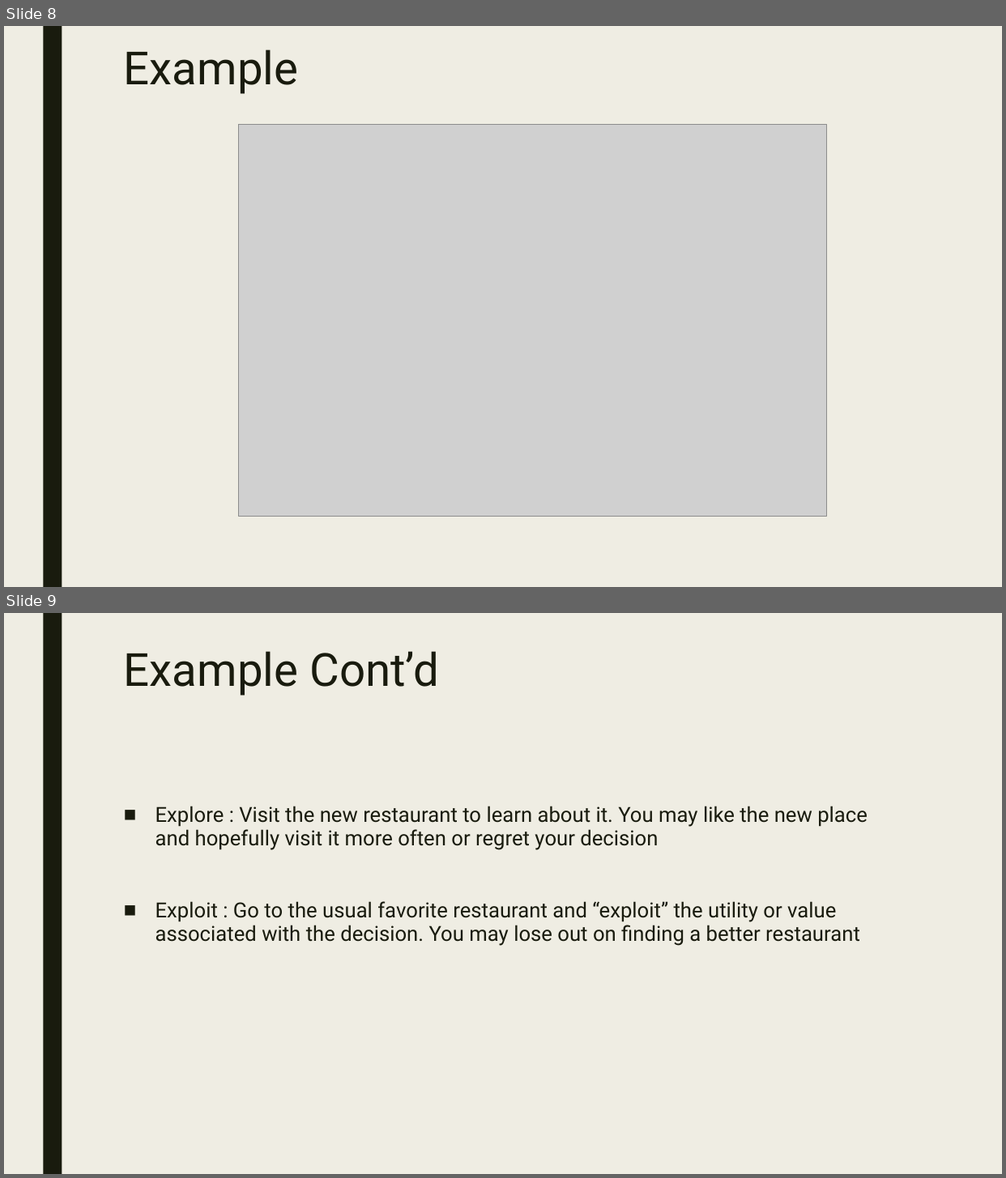
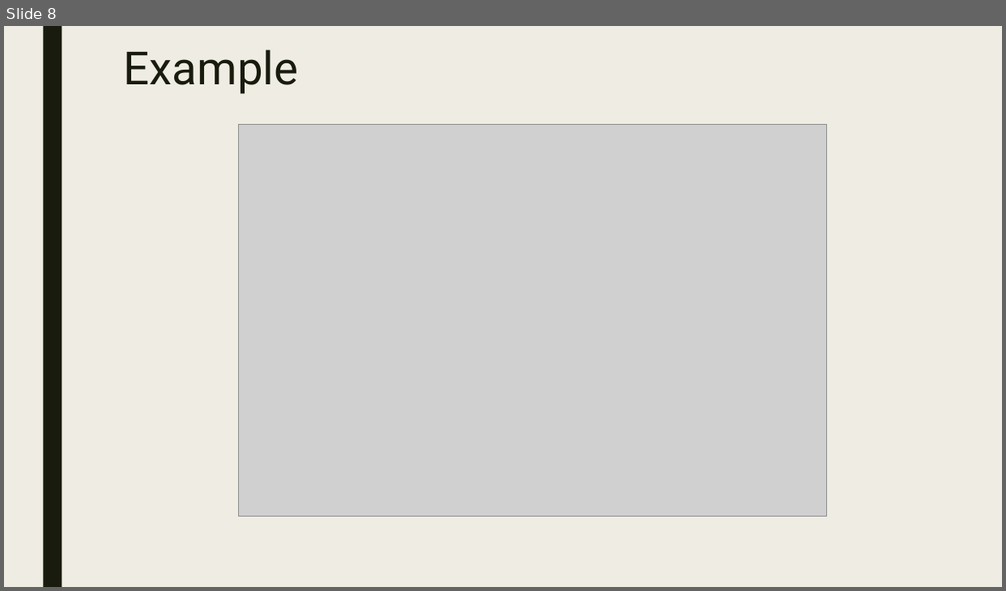
Before and after one commit to CourseReps/ECEN689-Fall2018, a slide deck: Students/siddharthajit/Tutorial Presentation/Thompson Sampling.pptx. Shown one above the other, each under a label of ours: slides 8 and 9 before the commit, slide 8 after it. The pictures are 1006x1178 and 1006x591 pixels, drawn with LibreOffice and Linux fonts; fonts in the diff are those of the drawing; grey boxes stand for pictures. Boxes give left, top, right and bottom in pixels: in the first picture for what was removed or moved away, otherwise in the second. Text is boxed around its words. In the diff, an @@ line names an element or a change of style, - is before the commit and + after.

```diff
--- a/Students/siddharthajit/Tutorial Presentation/Thompson Sampling.pptx
+++ b/Students/siddharthajit/Tutorial Presentation/Thompson Sampling.pptx
@@ slide 9 removed at bbox=[4, 613, 1002, 1174], background #EFEDE3; not listed: 1 template element that a slide beside it also shows @@
@@ title removed at bbox=[124, 651, 439, 696] @@
-Example Cont’d
@@ text removed at bbox=[155, 806, 867, 946] @@
-■ Explore : Visit the new restaurant to learn about it. You may like the new place and hopefully visit it more often or regret your decision
-■ Exploit : Go to the usual favorite restaurant and “exploit” the utility or value associated with the decision. You may lose out on finding a better restaurant
```
Also in this commit, not shown: 9 slides changed, 6 slides added, 5 other slides removed.
